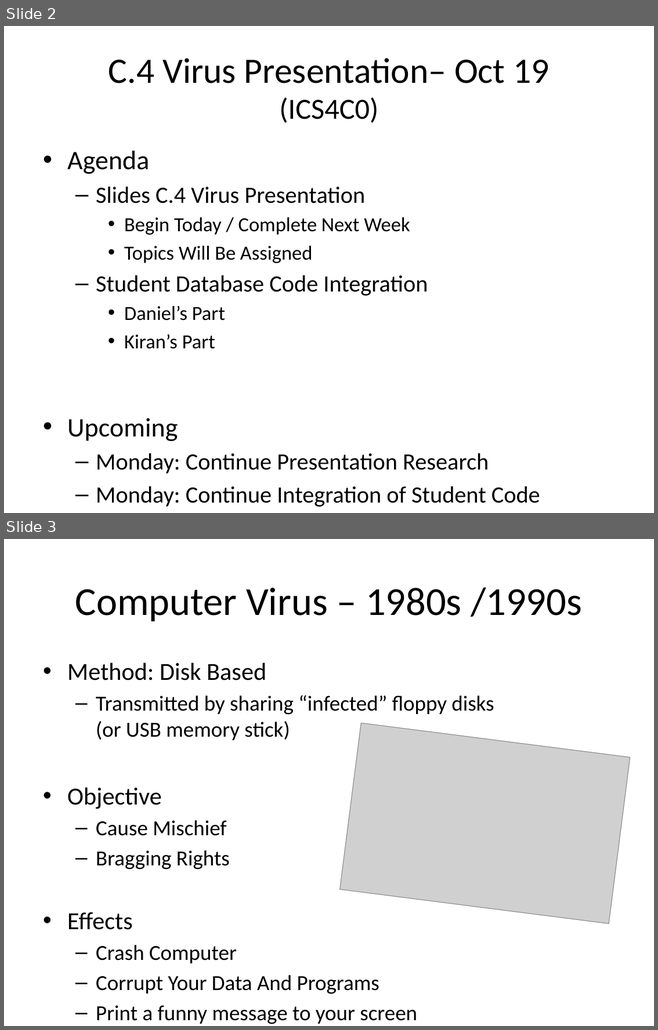
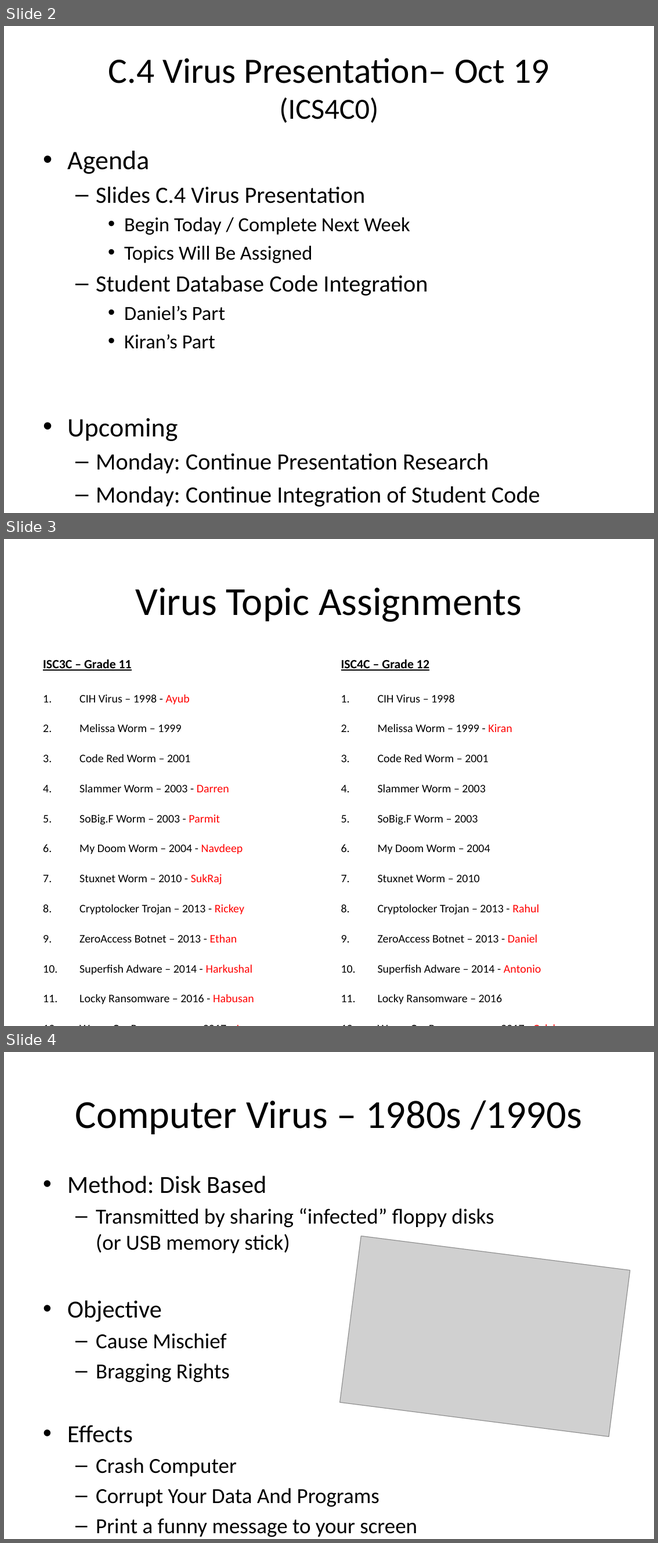
Before and after one commit to Greg5519/Old4C, a slide deck: Daily Agendas/Day7.5_VirusPresentation.pptx. Shown one above the other, each under a label of ours: slides 2 and 3 before the commit, slides 2, 3 and 4 after it. The pictures are 658x1030 and 658x1543 pixels, drawn with LibreOffice and Linux fonts; fonts in the diff are those of the drawing; grey boxes stand for pictures. Boxes give left, top, right and bottom in pixels: in the first picture for what was removed or moved away, otherwise in the second. Text is boxed around its words. In the diff, an @@ line names an element or a change of style, - is before the commit and + after.

```diff
--- a/Daily Agendas/Day7.5_VirusPresentation.pptx
+++ b/Daily Agendas/Day7.5_VirusPresentation.pptx
@@ slide 3 added at <box>4,539,654,1026</box>, background #FFFFFF @@
@@ title added at <box>135,588,522,622</box>, 44 pt, text #000000 @@
+Virus Topic Assignments
@@ text added at <box>43,659,254,1005</box>, 12.8 pt, text #000000 @@
+ISC3C – Grade 11
+1. CIH Virus – 1998 - Ayub
+2. Melissa Worm – 1999
+3. Code Red Worm – 2001
+4. Slammer Worm – 2003 - Darren
+5. SoBig.F Worm – 2003 - Parmit
+6. My Doom Worm – 2004 - Navdeep
+7. Stuxnet Worm – 2010 - SukRaj
+8. Cryptolocker Trojan – 2013 - Rickey
+9. ZeroAccess Botnet – 2013 - Ethan
+10. Superfish Adware – 2014 - Harkushal
+11. Locky Ransomware – 2016 - Habusan
+12. WannaCry Ransomware – 2017 - James
@@ text added at <box>341,659,540,1005</box>, 12.8 pt, text #000000 @@
+ISC4C – Grade 12
+1. CIH Virus – 1998
+2. Melissa Worm – 1999 - Kiran
+3. Code Red Worm – 2001
+4. Slammer Worm – 2003
+5. SoBig.F Worm – 2003
+6. My Doom Worm – 2004
+7. Stuxnet Worm – 2010
+8. Cryptolocker Trojan – 2013 - Rahul
+9. ZeroAccess Botnet – 2013 - Daniel
+10. Superfish Adware – 2014 - Antonio
+11. Locky Ransomware – 2016
+12. WannaCry Ransomware – 2017 - Calvin
@@ what was slide 3 is now slide 4 @@
```
Also in this commit, not shown: 1 slide changed.
